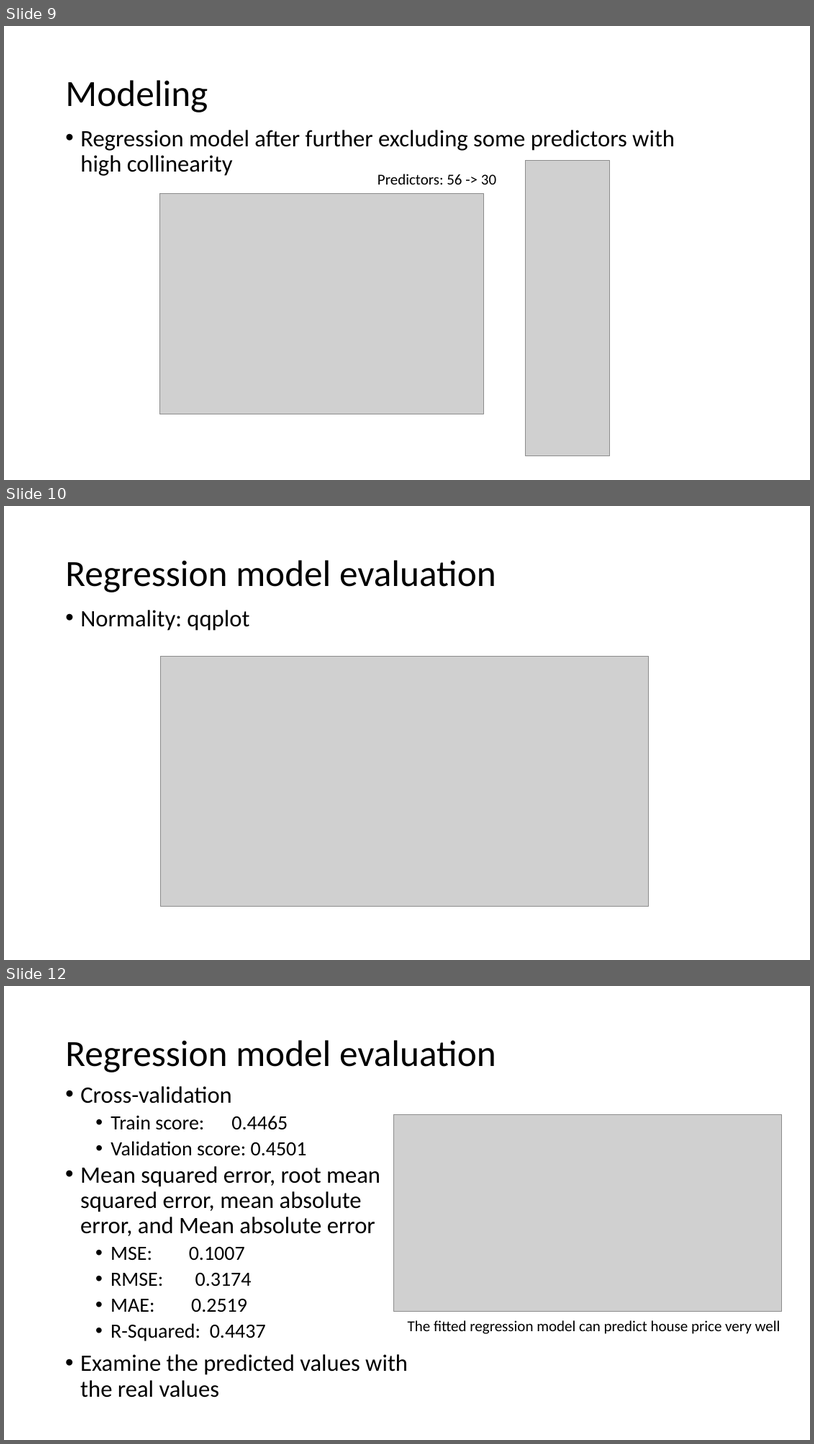
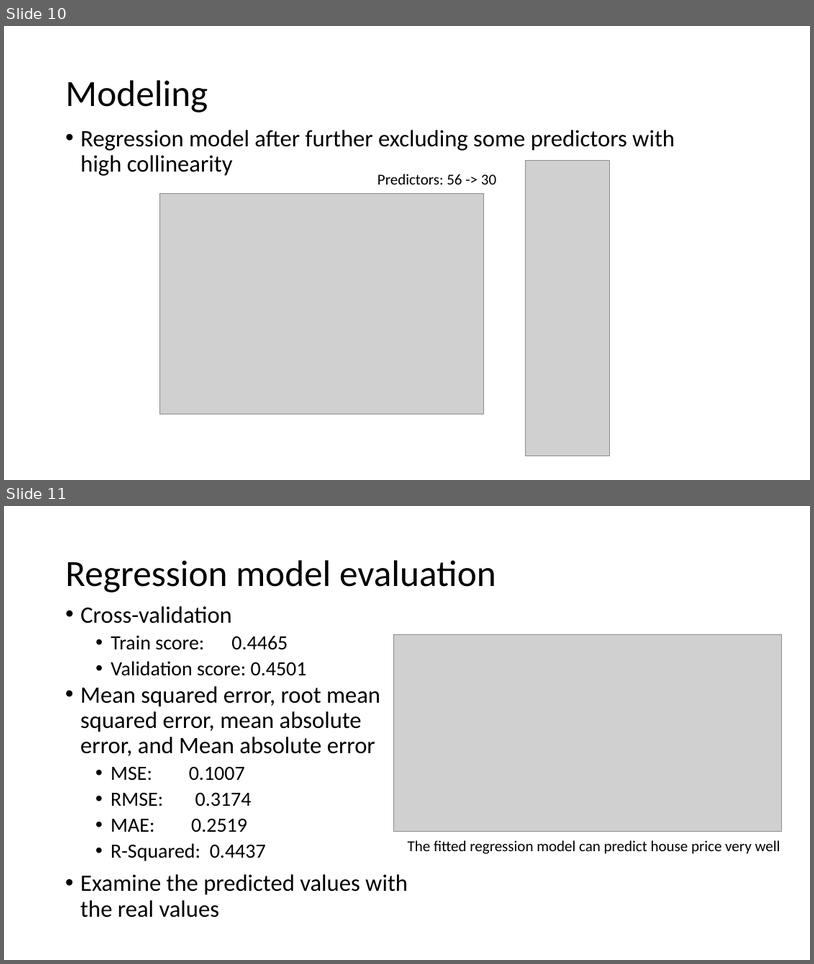
Before and after one commit to learn-co-curriculum/dsc-phase-2-project, a slide deck: Presentation_project2.pptx. Shown one above the other, each under a label of ours: slides 9, 10 and 12 before the commit, slides 10 and 11 after it; the slides between them are not shown. The pictures are 814x1444 and 814x964 pixels, drawn with LibreOffice and Linux fonts; fonts in the diff are those of the drawing; grey boxes stand for pictures. Boxes give left, top, right and bottom in pixels: in the first picture for what was removed or moved away, otherwise in the second. Text is boxed around its words. In the diff, an @@ line names an element or a change of style, - is before the commit and + after.

```diff
--- a/Presentation_project2.pptx
+++ b/Presentation_project2.pptx
@@ slide 10 removed at bbox=[4, 506, 810, 960], background #FFFFFF @@
@@ title removed at bbox=[65, 560, 496, 592] @@
-Regression model evaluation
@@ text removed at bbox=[80, 610, 250, 631] @@
-• Normality: qqplot
@@ picture removed at bbox=[161, 656, 649, 906] @@
@@ what was slide 9 is now slide 10 @@
@@ what was slide 12 is now slide 11 @@
```
Also in this commit, not shown: 2 slides changed, 1 slide added, 1 other slide removed, 1 other file.
